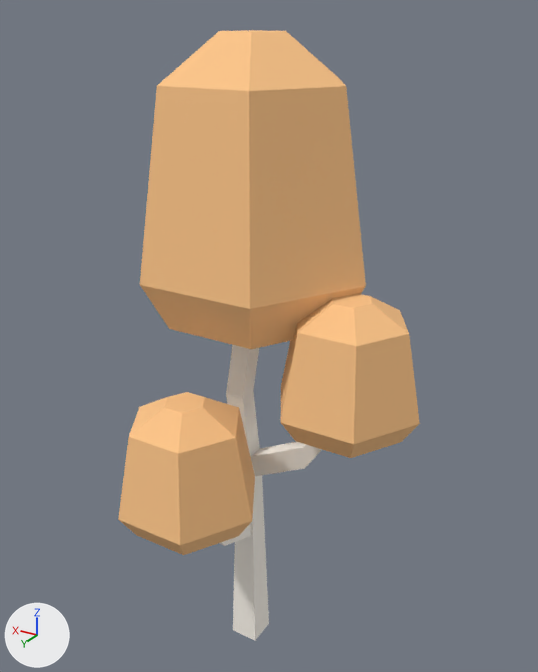
One commit to the OBJ model DynamicLab/Assets/Nature Kit/Models/OBJ format/tree_thin_fall.obj: the scene before it, then after it.
Rendered twice from a camera (50 mm lens) standing at (-0.837, 1.301, 1.518) and looking at (-0.061, 0.007, 0.871). The axes (+X, +Y, +Z) are drawn at lower left. The lights are the same throughout. The picture after the commit comes second. Where no turn or scale is listed for an object, it has been applied to the vertices.

Names of what the first picture shows: 'tree_thin_fall'.
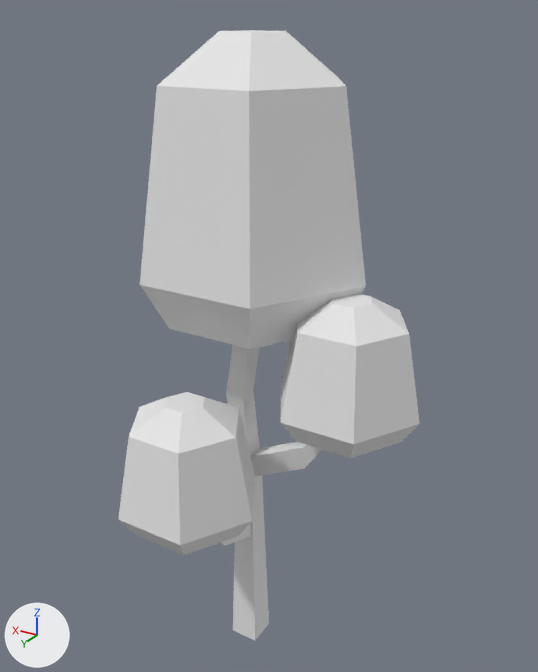
Location of each change, [x1, y1, x2, y2] in pixels of the pictures (538 x 672 px):
'tree_thin_fall', recoloured (beige to white)
    both: [118, 30, 420, 640]

What the commit changed:
Material 'leafsFall' (mat_leafsfall) changes colour from beige #ffc78a to white #e7e7e7; in linear values from (1.0, 0.573, 0.255) to (0.8, 0.8, 0.8).
